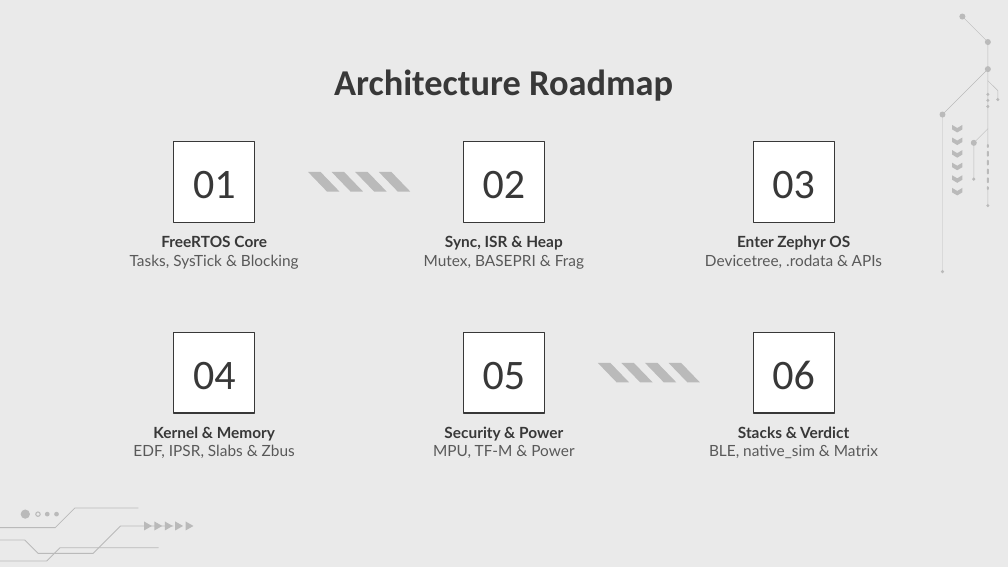
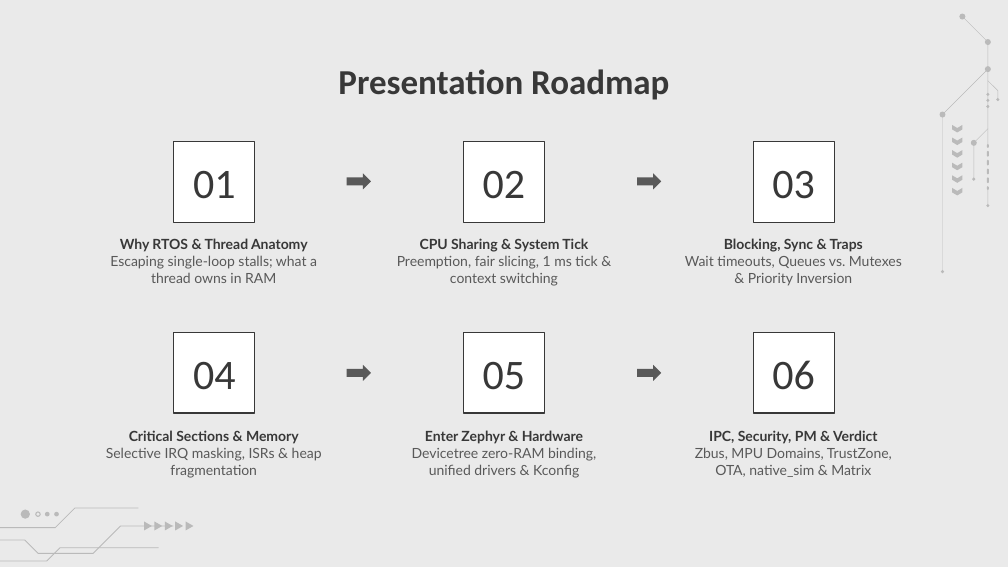
Before and after one commit to amrsaeedcse/zephyr-vs-freertos-presentation, a slide deck: slide 2 of Zephyr_RTOS_vs_FreeRTOS.pptx. Drawn at 1008x567 pixels with LibreOffice and Linux fonts; fonts in the diff are those of the drawing; background and template pictures are left out. Boxes give left, top, right and bottom in pixels: in the first picture for what was removed or moved away, otherwise in the second. Text is boxed around its words. In the diff, an @@ line names an element or a change of style, - is before the commit and + after.

```diff
--- a/Zephyr_RTOS_vs_FreeRTOS.pptx
+++ b/Zephyr_RTOS_vs_FreeRTOS.pptx
@@ title at [338, 69, 669, 100]: text changed; size 26 to 25 pt @@
-Architecture Roadmap
+Presentation Roadmap
@@ right arrow added at [347, 173, 371, 190], fill #595959 @@
@@ group removed at [308, 172, 410, 192]: 4 freeform shapes @@
@@ right arrow added at [637, 173, 661, 190], fill #595959 @@
@@ subtitle at [110, 238, 317, 283]: text changed; size 11 to 10 pt @@
-FreeRTOS Core
-Tasks, SysTick & Blocking
+Why RTOS & Thread Anatomy
+Escaping single-loop stalls; what a thread owns in RAM
@@ subtitle at [397, 238, 597, 286]: text changed; size 11 to 10 pt @@
-Sync, ISR & Heap
-Mutex, BASEPRI & Frag
+CPU Sharing & System Tick
+Preemption, fair slicing, 1 ms tick & context switching
@@ subtitle at [685, 238, 902, 286]: text changed; size 11 to 10 pt @@
-Enter Zephyr OS
-Devicetree, .rodata & APIs
+Blocking, Sync & Traps
+Wait timeouts, Queues vs. Mutexes & Priority Inversion
@@ right arrow added at [347, 365, 371, 381], fill #595959 @@
@@ right arrow added at [637, 365, 661, 381], fill #595959 @@
@@ group removed at [598, 363, 700, 382]: 4 freeform shapes @@
@@ subtitle at [106, 430, 322, 478]: text changed; size 11 to 10 pt @@
-Kernel & Memory
-EDF, IPSR, Slabs & Zbus
+Critical Sections & Memory
+Selective IRQ masking, ISRs & heap fragmentation
@@ subtitle at [412, 430, 596, 478]: text changed; size 11 to 10 pt; text colour #383838 to #595959; bold off @@
-Security & Power
-MPU, TF-M & Power
+Enter Zephyr & Hardware
+Devicetree zero-RAM binding, unified drivers & Kconfig
@@ subtitle at [695, 430, 892, 477]: text changed; size 11 to 10 pt @@
-Stacks & Verdict
-BLE, native_sim & Matrix
+IPC, Security, PM & Verdict
+Zbus, MPU Domains, TrustZone, OTA, native_sim & Matrix
```
Also in this commit, not shown: 10 other slides changed, 8 slides added, 6 slides removed, 2 other files.
